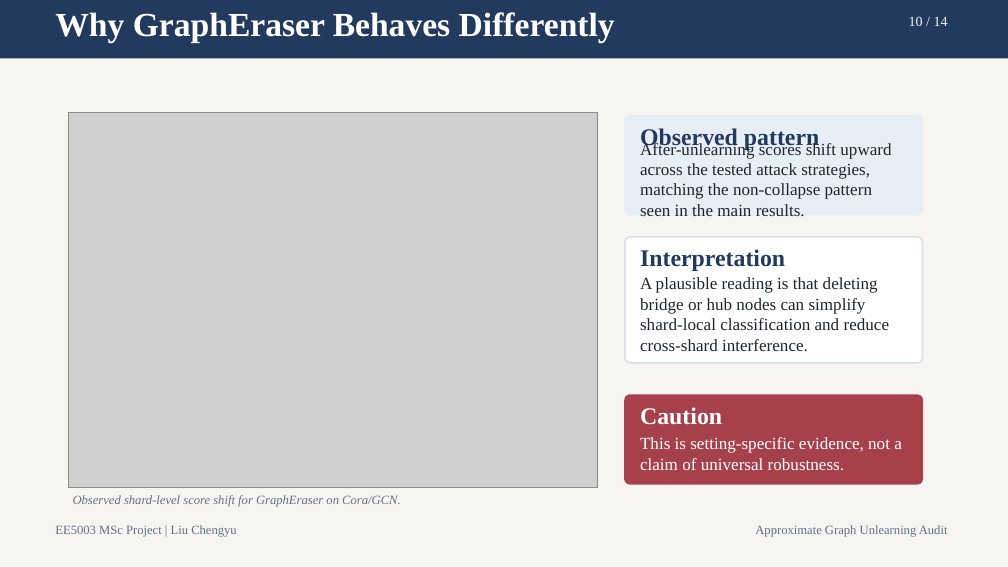
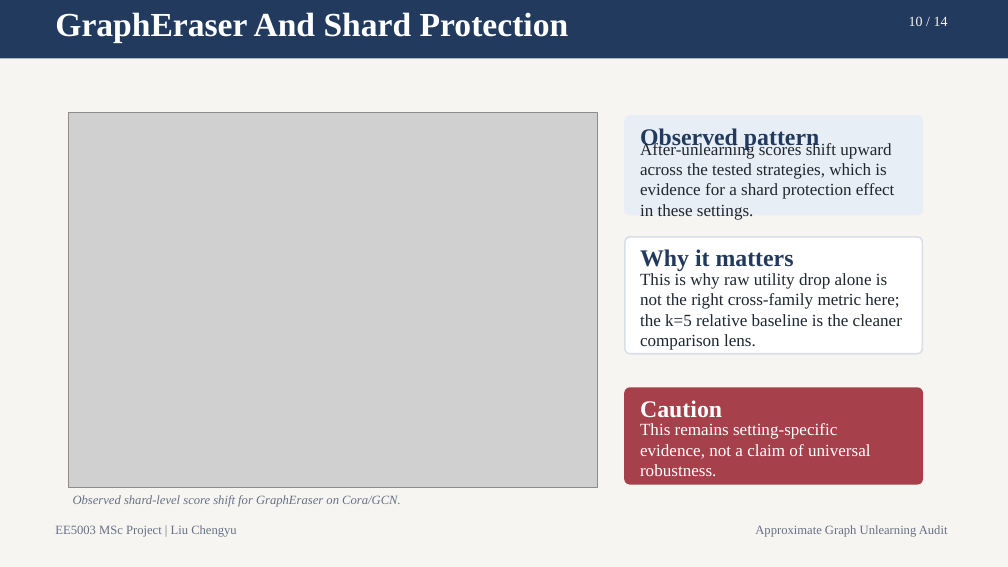
Before and after one commit to lelelelelelelelelelelelele/OpenGU, a slide deck: slide 10 of GULib-master/report/0417_5003report/ppt/out-test/final_15min_defense.pptx. Drawn at 1008x567 pixels with LibreOffice and Linux fonts; fonts in the diff are those of the drawing; grey boxes stand for pictures. Boxes give left, top, right and bottom in pixels: in the first picture for what was removed or moved away, otherwise in the second. Text is boxed around its words. In the diff, an @@ line names an element or a change of style, - is before the commit and + after.

```diff
--- a/GULib-master/report/0417_5003report/ppt/out-test/final_15min_defense.pptx
+++ b/GULib-master/report/0417_5003report/ppt/out-test/final_15min_defense.pptx
@@ text at (55,12,569,43): text changed @@
-Why GraphEraser Behaves Differently
+GraphEraser And Shard Protection
@@ text at (640,141,895,216): text changed @@
-After-unlearning scores shift upward across the tested attack strategies, matching the non-collapse pattern seen in the main results.
+After-unlearning scores shift upward across the tested strategies, which is evidence for a shard protection effect in these settings.
@@ rounded rectangle at (625,237,922,354): proportions changed @@
@@ rounded rectangle: place and size @@
-rounded rectangle at (625,237,922,363)
+rounded rectangle at (625,237,922,354)
@@ text at (640,249,794,271): text changed @@
-Interpretation
+Why it matters
@@ text at (640,273,902,350): text changed @@
-A plausible reading is that deleting bridge or hub nodes can simplify shard-local classification and reduce cross-shard interference.
+This is why raw utility drop alone is not the right cross-family metric here; the k=5 relative baseline is the cleaner comparison lens.
@@ rounded rectangle: place and size @@
-rounded rectangle at (625,395,922,484)
+rounded rectangle at (625,388,922,484)
@@ rounded rectangle at (625,388,922,484): proportions changed @@
@@ text "Caution": place and size @@
-text "Caution" at (640,407,722,425)
+text "Caution" at (640,400,722,418)
@@ text at (640,423,871,476): text changed @@
-This is setting-specific evidence, not a claim of universal robustness.
+This remains setting-specific evidence, not a claim of universal robustness.
```
Also in this commit, not shown: 3 other slides changed, 2 slides added, 2 slides removed, 8 other files.
